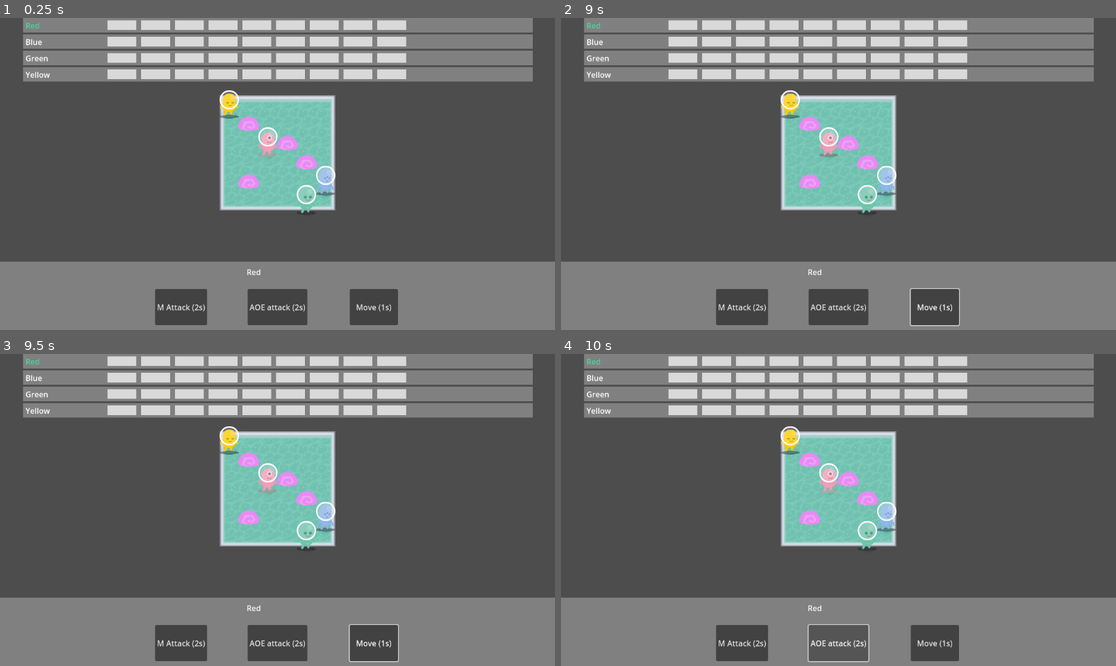
Above: before the commit, frames 1-4 (two rows, left to right).
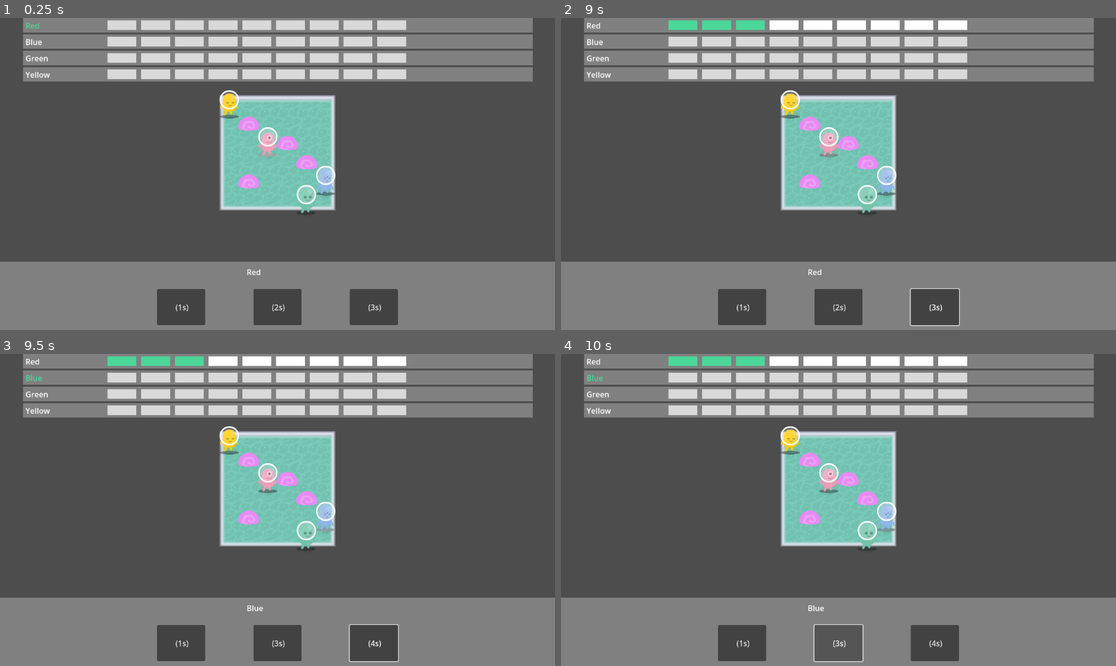
Above: after the commit, the same moments.

Repository: jparkhouse/MegaDungeon
Game: Godot game, scene res://giorgos_prototype/scene.tscn
Same seed, same stepped clock (60 frames per second), same inputs: the game is played once before the commit and once after it.
Inputs (mouse positions are in pixels of both pictures, inside the frame that each line leads up to):
- Up to frame 1 (0.25 s): no input
- Up to frame 2 (9 s): click "M Attack (2s)" (after the commit: "(1s)") at 0.5 s; click "AOE attack (2s)" (after the commit: "(2s)") at 1.25 s; click "Move (1s)" (after the commit: "(3s)") at 2 s; click "M Attack (2s)" (after the commit: "(1s)") at 2.75 s; click "AOE attack (2s)" (after the commit: "(2s)") at 3.5 s; click "Move (1s)" (after the commit: "(3s)") at 4.25 s; click "M Attack (2s)" (after the commit: "(1s)") at 5 s; click "AOE attack (2s)" (after the commit: "(2s)") at 5.75 s; click "Move (1s)" (after the commit: "(3s)") at 6.5 s; tap Enter (ui_accept) at 7.25, 7.52, 8, 8.27, 8.75 s; move the mouse to (960, 158) at 7.27 s; press the mouse at (960, 158) at 7.28 s; move the mouse to (727, 189) at 8.02 s; release the mouse at (727, 189) at 8.03 s; click (727, 189) at 8.1 s; move the mouse to (894, 105) at 8.77 s; press the mouse at (894, 105) at 8.78 s
- Up to frame 3 (9.5 s): no input
- Up to frame 4 (10 s): release the mouse at (894, 441) at 9.5 s; click "AOE attack (2s)" (after the commit: "(3s)") at 9.5 s

The runs differ from the first frame. In frame 1, 0.6% of the frame differs, in the area x 27-71%, y 86-99%; in frame 2, 2.1%; in frame 3, 2.2%; in frame 4, 2.2%, in the area x 4-74%, y 0-99%.
Error after the commit: Invalid access to property or key '(5, 0)' on a base object of type 'Dictionary'. (res://giorgos_prototype/moves/attack.gd:22)

Commit message:
changed name of move to action and added max health

Diff:
--- a/giorgos_prototype/combatant.gd
+++ b/giorgos_prototype/combatant.gd
@@ -8,10 +8,11 @@
 
 @export var character_name: String
 
-@export var health: int
+@export var max_health: int
+var health: int = max_health
 
 
-@export var moves: Array[MoveClass]
+@export var actions: Array[ActionClass]
 
 @onready var _sprite = $GenericCombatant/PathFollow2D/Sprite
 @onready var _anim_player = $GenericCombatant/AnimationPlayer
@@ -72,7 +73,7 @@
 var next_turn
 var queued_action
 var queued_action_parameters
-signal moved
+signal acted
 signal walk_finished
 
 # Called when the node enters the scene tree for the first time.
@@ -119,19 +120,16 @@
 			walk_along([c])
 			break
 
-func execute_move() -> void:
+func execute_action() -> void:
 	if queued_action != null:
-		moves[queued_action].perform_move(self, queued_action_parameters)
+		actions[queued_action].perform_action(self, queued_action_parameters)
 	queued_action = null
 
-func queue_move(move_nr) -> void:
-	next_turn += moves[move_nr].move_time
-	queued_action = move_nr
-	queued_action_parameters = await moves[queued_action].get_parameters(self)
-	emit_signal("moved", moves[move_nr].move_time)
-
-func add_move_times():
-	pass
+func queue_action(action_nr) -> void:
+	next_turn += actions[action_nr].action_time
+	queued_action = action_nr
+	queued_action_parameters = await actions[queued_action].get_parameters(self)
+	emit_signal("acted", actions[action_nr].action_time)
 
 func take_damage(d):
 	health = health - d
@@ -141,6 +139,8 @@
 
 func heal(d):
 	health = health + d
+	if health > max_health:
+		health = max_health
 
 func die():
 	var corpse = corpse_scene.instantiate()
--- a/giorgos_prototype/combatants/blue_combatant.tscn
+++ b/giorgos_prototype/combatants/blue_combatant.tscn
@@ -2,38 +2,41 @@
 
 [ext_resource type="Script" path="res://giorgos_prototype/combatant.gd" id="1_nr828"]
 [ext_resource type="Script" path="res://giorgos_prototype/moves/move.gd" id="2_5p27b"]
-[ext_resource type="Script" path="res://giorgos_prototype/moves/attack.gd" id="3_00372"]
-[ext_resource type="Script" path="res://giorgos_prototype/moves/heal.gd" id="4_akftn"]
+[ext_resource type="Script" path="res://giorgos_prototype/moves/aoe_attack.gd" id="5_3ek78"]
 [ext_resource type="Resource" uid="uid://dk3mj0p6xnswn" path="res://giorgos_prototype/resources/grid.tres" id="5_ou7wq"]
 [ext_resource type="Script" path="res://giorgos_prototype/moves/manouvre.gd" id="5_uyuvw"]
+[ext_resource type="Script" path="res://giorgos_prototype/moves/move_attack.gd" id="6_lmvle"]
 [ext_resource type="Texture2D" uid="uid://cg70qkyp51ghf" path="res://assets/alienBlue.png" id="6_sjcr3"]
 [ext_resource type="PackedScene" uid="uid://cq3an57jrn805" path="res://giorgos_prototype/GenericCombatant.tscn" id="7_oisil"]
 [ext_resource type="Texture2D" uid="uid://b7xxlapuwfbg8" path="res://assets/p2_dead.png" id="8_mw7ad"]
 
-[sub_resource type="Resource" id="Resource_k5ves"]
-script = ExtResource("3_00372")
+[sub_resource type="Resource" id="Resource_qp1yt"]
+script = ExtResource("5_uyuvw")
+grid = ExtResource("5_ou7wq")
+action_name = ""
+action_time = 1
+
+[sub_resource type="Resource" id="Resource_kxnl8"]
+script = ExtResource("5_3ek78")
 damage = 5
 range = 2
-move_name = "Attack"
-move_time = 2
+cells = Array[Vector2]([Vector2(0, 0), Vector2(1, 0), Vector2(0, 1), Vector2(-1, 0), Vector2(0, -1)])
+action_name = ""
+action_time = 3
 
-[sub_resource type="Resource" id="Resource_6ls5y"]
-script = ExtResource("4_akftn")
-damage = 5
-move_name = "Heal"
-move_time = 3
-
-[sub_resource type="Resource" id="Resource_axfhn"]
-script = ExtResource("5_uyuvw")
-grid = ExtResource("5_ou7wq")
-move_name = "Move"
-move_time = 1
+[sub_resource type="Resource" id="Resource_bc426"]
+script = ExtResource("6_lmvle")
+damage = 10
+range = 1
+move_range = 1
+action_name = ""
+action_time = 4
 
 [node name="BlueCombatant" type="Node" groups=["characters", "map_entity"]]
 script = ExtResource("1_nr828")
 character_name = "Blue"
 health = 10
-moves = Array[ExtResource("2_5p27b")]([SubResource("Resource_k5ves"), SubResource("Resource_6ls5y"), SubResource("Resource_axfhn")])
+actions = Array[ExtResource("2_5p27b")]([SubResource("Resource_qp1yt"), SubResource("Resource_kxnl8"), SubResource("Resource_bc426")])
 skin = ExtResource("6_sjcr3")
 corpse_skin = ExtResource("8_mw7ad")
 
--- a/giorgos_prototype/combatants/green_combatant.tscn
+++ b/giorgos_prototype/combatants/green_combatant.tscn
@@ -6,37 +6,36 @@
 [ext_resource type="Script" path="res://giorgos_prototype/moves/move.gd" id="2_v8cp6"]
 [ext_resource type="Texture2D" uid="uid://dw4exu0ayxch4" path="res://assets/p1_dead.png" id="3_7jlcv"]
 [ext_resource type="Script" path="res://giorgos_prototype/moves/aoe_attack.gd" id="3_qt7w7"]
-[ext_resource type="Script" path="res://giorgos_prototype/moves/move_attack.gd" id="4_okh7l"]
 [ext_resource type="Resource" uid="uid://dk3mj0p6xnswn" path="res://giorgos_prototype/resources/grid.tres" id="5_br36c"]
+[ext_resource type="Script" path="res://giorgos_prototype/moves/attack.gd" id="6_7sd1i"]
 [ext_resource type="Script" path="res://giorgos_prototype/moves/manouvre.gd" id="6_eu3qh"]
 
-[sub_resource type="Resource" id="Resource_qlgmm"]
-script = ExtResource("3_qt7w7")
-damage = 4
-range = 4
-cells = Array[Vector2]([Vector2(0, 0), Vector2(2, 0), Vector2(-2, 0), Vector2(0, 2), Vector2(0, -2), Vector2(2, 2), Vector2(2, -2), Vector2(-2, 2), Vector2(-2, -2)])
-move_name = "floor spikes"
-move_time = 3
-
-[sub_resource type="Resource" id="Resource_vx05u"]
-script = ExtResource("4_okh7l")
-damage = 4
-range = 1
-move_range = 3
-move_name = "lance"
-move_time = 3
-
-[sub_resource type="Resource" id="Resource_a447c"]
+[sub_resource type="Resource" id="Resource_uscch"]
 script = ExtResource("6_eu3qh")
 grid = ExtResource("5_br36c")
-move_name = "Move"
-move_time = 1
+action_name = ""
+action_time = 1
+
+[sub_resource type="Resource" id="Resource_qah0i"]
+script = ExtResource("3_qt7w7")
+damage = 3
+range = 2
+cells = Array[Vector2]([Vector2(0, 0)])
+action_name = ""
+action_time = 2
+
+[sub_resource type="Resource" id="Resource_04m0c"]
+script = ExtResource("6_7sd1i")
+damage = 3
+range = 1
+action_name = ""
+action_time = 3
 
 [node name="GreenCombatant" type="Node" groups=["characters", "map_entity"]]
 script = ExtResource("1_2d2p7")
 character_name = "Green"
 health = 15
-moves = Array[ExtResource("2_v8cp6")]([SubResource("Resource_qlgmm"), SubResource("Resource_vx05u"), SubResource("Resource_a447c")])
+actions = Array[ExtResource("2_v8cp6")]([SubResource("Resource_uscch"), SubResource("Resource_qah0i"), SubResource("Resource_04m0c")])
 skin = ExtResource("2_61hhm")
 corpse_skin = ExtResource("3_7jlcv")
 
--- a/giorgos_prototype/combatants/red_combatant.tscn
+++ b/giorgos_prototype/combatants/red_combatant.tscn
@@ -5,38 +5,37 @@
 [ext_resource type="Script" path="res://giorgos_prototype/moves/move.gd" id="2_bfkwv"]
 [ext_resource type="Script" path="res://giorgos_prototype/moves/move_attack.gd" id="3_1hrt7"]
 [ext_resource type="Resource" uid="uid://dk3mj0p6xnswn" path="res://giorgos_prototype/resources/grid.tres" id="4_davdk"]
-[ext_resource type="Script" path="res://giorgos_prototype/moves/aoe_attack.gd" id="4_q1esj"]
 [ext_resource type="Script" path="res://giorgos_prototype/moves/manouvre.gd" id="5_n1g8m"]
+[ext_resource type="Script" path="res://giorgos_prototype/moves/attack.gd" id="6_2jwvd"]
 [ext_resource type="PackedScene" uid="uid://cq3an57jrn805" path="res://giorgos_prototype/GenericCombatant.tscn" id="6_cqe0h"]
 [ext_resource type="Texture2D" uid="uid://dv3l42pt3ytkw" path="res://assets/p3_dead.png" id="7_0ikma"]
 
-[sub_resource type="Resource" id="Resource_4b3mk"]
+[sub_resource type="Resource" id="Resource_78yrm"]
+script = ExtResource("5_n1g8m")
+grid = ExtResource("4_davdk")
+action_name = ""
+action_time = 1
+
+[sub_resource type="Resource" id="Resource_f7gmn"]
 script = ExtResource("3_1hrt7")
 damage = 3
 range = 1
-move_range = 1
-move_name = "M Attack"
-move_time = 2
+move_range = 2
+action_name = ""
+action_time = 2
 
-[sub_resource type="Resource" id="Resource_ubxk4"]
-script = ExtResource("4_q1esj")
-damage = 3
-range = 2
-cells = Array[Vector2]([Vector2(0, 0), Vector2(1, 0), Vector2(-1, 0), Vector2(0, 1), Vector2(0, -1)])
-move_name = "AOE attack"
-move_time = 2
-
-[sub_resource type="Resource" id="Resource_axfhn"]
-script = ExtResource("5_n1g8m")
-grid = ExtResource("4_davdk")
-move_name = "Move"
-move_time = 1
+[sub_resource type="Resource" id="Resource_wrnnn"]
+script = ExtResource("6_2jwvd")
+damage = 6
+range = 1
+action_name = ""
+action_time = 3
 
 [node name="RedCombatant" type="Node" groups=["characters", "map_entity"]]
 script = ExtResource("1_iraob")
 character_name = "Red"
 health = 15
-moves = Array[ExtResource("2_bfkwv")]([SubResource("Resource_4b3mk"), SubResource("Resource_ubxk4"), SubResource("Resource_axfhn")])
+actions = Array[ExtResource("2_bfkwv")]([SubResource("Resource_78yrm"), SubResource("Resource_f7gmn"), SubResource("Resource_wrnnn")])
 skin = ExtResource("2_08j66")
 corpse_skin = ExtResource("7_0ikma")
 
--- a/giorgos_prototype/combatants/yellow_combatant.tscn
+++ b/giorgos_prototype/combatants/yellow_combatant.tscn
@@ -10,30 +10,30 @@
 [ext_resource type="Texture2D" uid="uid://dj5sihj5djjr7" path="res://assets/p4_dead.png" id="8_wgun1"]
 [ext_resource type="PackedScene" uid="uid://cq3an57jrn805" path="res://giorgos_prototype/GenericCombatant.tscn" id="9_rcsas"]
 
-[sub_resource type="Resource" id="Resource_k5ves"]
+[sub_resource type="Resource" id="Resource_jt2p7"]
+script = ExtResource("6_ynxmv")
+grid = ExtResource("5_725j5")
+action_name = "Move"
+action_time = 1
+
+[sub_resource type="Resource" id="Resource_3561t"]
 script = ExtResource("3_flw8q")
 damage = 4
-range = 1
-move_name = "Attack"
-move_time = 2
+range = 3
+action_name = "Attack"
+action_time = 2
 
-[sub_resource type="Resource" id="Resource_6ls5y"]
+[sub_resource type="Resource" id="Resource_kgm6t"]
 script = ExtResource("4_rax2x")
-damage = 7
-move_name = "Heal"
-move_time = 4
-
-[sub_resource type="Resource" id="Resource_axfhn"]
-script = ExtResource("6_ynxmv")
-grid = ExtResource("5_725j5")
-move_name = "Move"
-move_time = 1
+damage = 3
+action_name = "Heal"
+action_time = 2
 
 [node name="YellowCombatant" type="Node" groups=["characters", "map_entity"]]
 script = ExtResource("1_cx60k")
 character_name = "Yellow"
-health = 10
-moves = Array[ExtResource("2_tqhoy")]([SubResource("Resource_k5ves"), SubResource("Resource_6ls5y"), SubResource("Resource_axfhn")])
+max_health = 10
+actions = Array[ExtResource("2_tqhoy")]([SubResource("Resource_jt2p7"), SubResource("Resource_3561t"), SubResource("Resource_kgm6t")])
 skin = ExtResource("7_6ldfw")
 corpse_skin = ExtResource("8_wgun1")
 
--- a/giorgos_prototype/hud.gd
+++ b/giorgos_prototype/hud.gd
@@ -22,6 +22,6 @@
 	var cat = action_timeline_scene.instantiate()
 	cat.add_name(char.character_name)
 	cat.name = char.character_name
-	char.moved.connect(Callable(cat, "_on_character_moved"))
+	char.acted.connect(Callable(cat, "_on_character_moved"))
 	character_action_timelines[char.character_name] = cat
 	$ActionTimelineVbox.add_child(character_action_timelines[char.character_name])
--- a/giorgos_prototype/moves/aoe_attack.gd
+++ b/giorgos_prototype/moves/aoe_attack.gd
@@ -1,4 +1,4 @@
-extends MoveClass
+extends ActionClass
 
 class_name AoeAttackClass
 
@@ -6,7 +6,7 @@
 @export var range := 2
 @export var cells : Array[Vector2] = [Vector2(0,0)]
 
-func perform_move(character, parameters):
+func perform_action(character, parameters):
 	for c in cells:
 		if parameters["cell"]+c in character.get_parent().units:
 			character.get_parent().units[parameters["cell"]+c].take_damage(damage)
--- a/giorgos_prototype/moves/attack.gd
+++ b/giorgos_prototype/moves/attack.gd
@@ -1,11 +1,11 @@
-extends MoveClass
+extends ActionClass
 
 class_name AttackClass
 
 @export var damage:    int
 @export var range := 1
 
-func perform_move(character, parameters):
+func perform_action(character, parameters):
 	var distance = character.grid.calculate_distance(character.cell, parameters["target"].cell)
 	if distance > range:
 		print(character.character_name + " failed to attack due to distance")
--- a/giorgos_prototype/moves/heal.gd
+++ b/giorgos_prototype/moves/heal.gd
@@ -1,9 +1,9 @@
-extends MoveClass
+extends ActionClass
 
 class_name HealClass
 
 @export var damage:    int
 
-func perform_move(character, parameters):
+func perform_action(character, parameters):
 	print(character.character_name + " is healing for " + str(damage))
 	character.heal(damage)
--- a/giorgos_prototype/moves/manouvre.gd
+++ b/giorgos_prototype/moves/manouvre.gd
@@ -1,10 +1,10 @@
-extends MoveClass
+extends ActionClass
 
 class_name ManouvreClass
 
 @export var grid: Resource = preload("res://giorgos_prototype/resources/grid.tres")
 
-func perform_move(character, parameters):
+func perform_action(character, parameters):
 	character.move_to(parameters["cell"])
 
 func get_parameters(character):
--- a/giorgos_prototype/moves/move.gd
+++ b/giorgos_prototype/moves/move.gd
@@ -1,12 +1,12 @@
 extends Resource
 
-class_name MoveClass
+class_name ActionClass
 
-@export var move_name = ""
-@export var move_time: int
+@export var action_name = ""
+@export var action_time: int
 var cursor_scene = preload("res://giorgos_prototype/cursor.tscn")
 
-func perform_move(character, parameters):
+func perform_action(character, parameters):
 	pass
 
 func get_parameters(character):
--- a/giorgos_prototype/moves/move_attack.gd
+++ b/giorgos_prototype/moves/move_attack.gd
@@ -1,4 +1,4 @@
-extends MoveClass
+extends ActionClass
 
 class_name MoveAttackClass
 
@@ -6,7 +6,7 @@
 @export var range := 1
 @export var move_range := 1
 
-func perform_move(character, parameters):
+func perform_action(character, parameters):
 	var line_cells = character.grid.calculate_line(character.cell, parameters["target"].cell)
 	if len(line_cells) - 1 > move_range:
 		character.move_to(line_cells[move_range])
--- a/giorgos_prototype/resources/grid.gd
+++ b/giorgos_prototype/resources/grid.gd
@@ -9,7 +9,6 @@
 
 func calculate_map_position(grid_position: Vector2) -> Vector2:
 	return grid_position * cell_size + _half_cell_size + offset
-
 
 func calculate_grid_coordinates(map_position: Vector2) -> Vector2:
 	return ((map_position - offset) / cell_size).floor()
--- a/giorgos_prototype/scene.gd
+++ b/giorgos_prototype/scene.gd
@@ -65,14 +65,14 @@
 	for character in get_tree().get_nodes_in_group("characters"):
 		if current_time == character.next_turn:
 			current_character = character
-			current_character.execute_move()
+			current_character.execute_action()
 			print(character.character_name + "'s turn")
 			current_character.is_selected = true
-			$HUD/BottomPanel/Action_1.text = character.moves[0].move_name + " (" + str(character.moves[0].move_time) + "s)"
+			$HUD/BottomPanel/Action_1.text = character.actions[0].action_name + " (" + str(character.actions[0].action_time) + "s)"
 			$HUD/BottomPanel/Action_1.show()
-			$HUD/BottomPanel/Action_2.text = character.moves[1].move_name + " (" + str(character.moves[1].move_time) + "s)"
+			$HUD/BottomPanel/Action_2.text = character.actions[1].action_name + " (" + str(character.actions[1].action_time) + "s)"
 			$HUD/BottomPanel/Action_2.show()
-			$HUD/BottomPanel/Action_3.text = character.moves[2].move_name + " (" + str(character.moves[2].move_time) + "s)"
+			$HUD/BottomPanel/Action_3.text = character.actions[2].action_name + " (" + str(character.actions[2].action_time) + "s)"
 			$HUD/BottomPanel/Action_3.show()
 			$HUD/BottomPanel/Character_name.text = character.character_name
 			$HUD/BottomPanel/Character_name.show()
@@ -95,7 +95,7 @@
 
 func _on_hud_action(ac_nr) -> void:
 	await current_character.cancel_action()
-	await current_character.queue_move(ac_nr)
+	await current_character.queue_action(ac_nr)
 	await get_tree().create_timer(0.3).timeout
 	current_character.is_selected = false
 	perform_actions()
